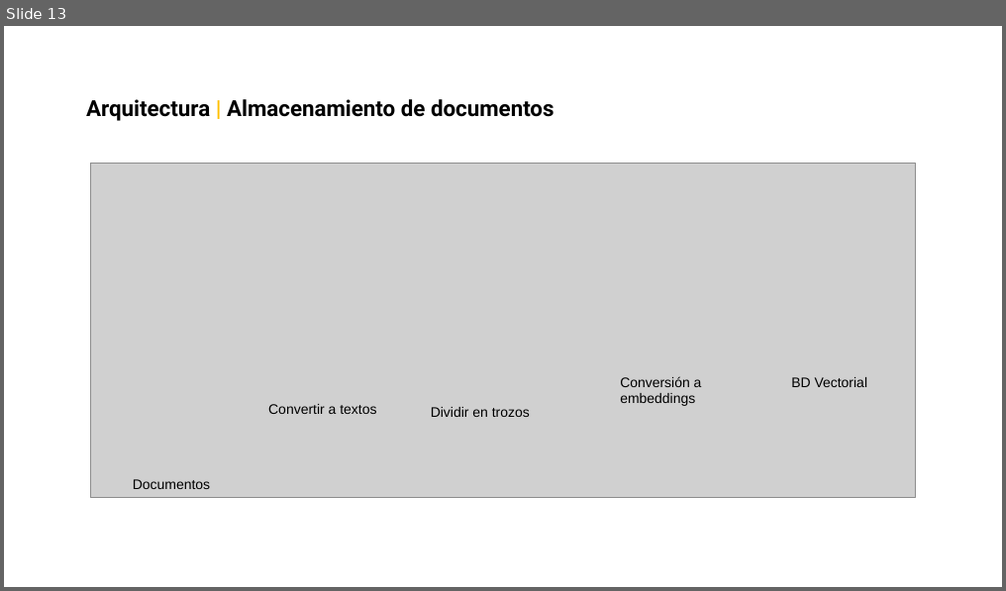
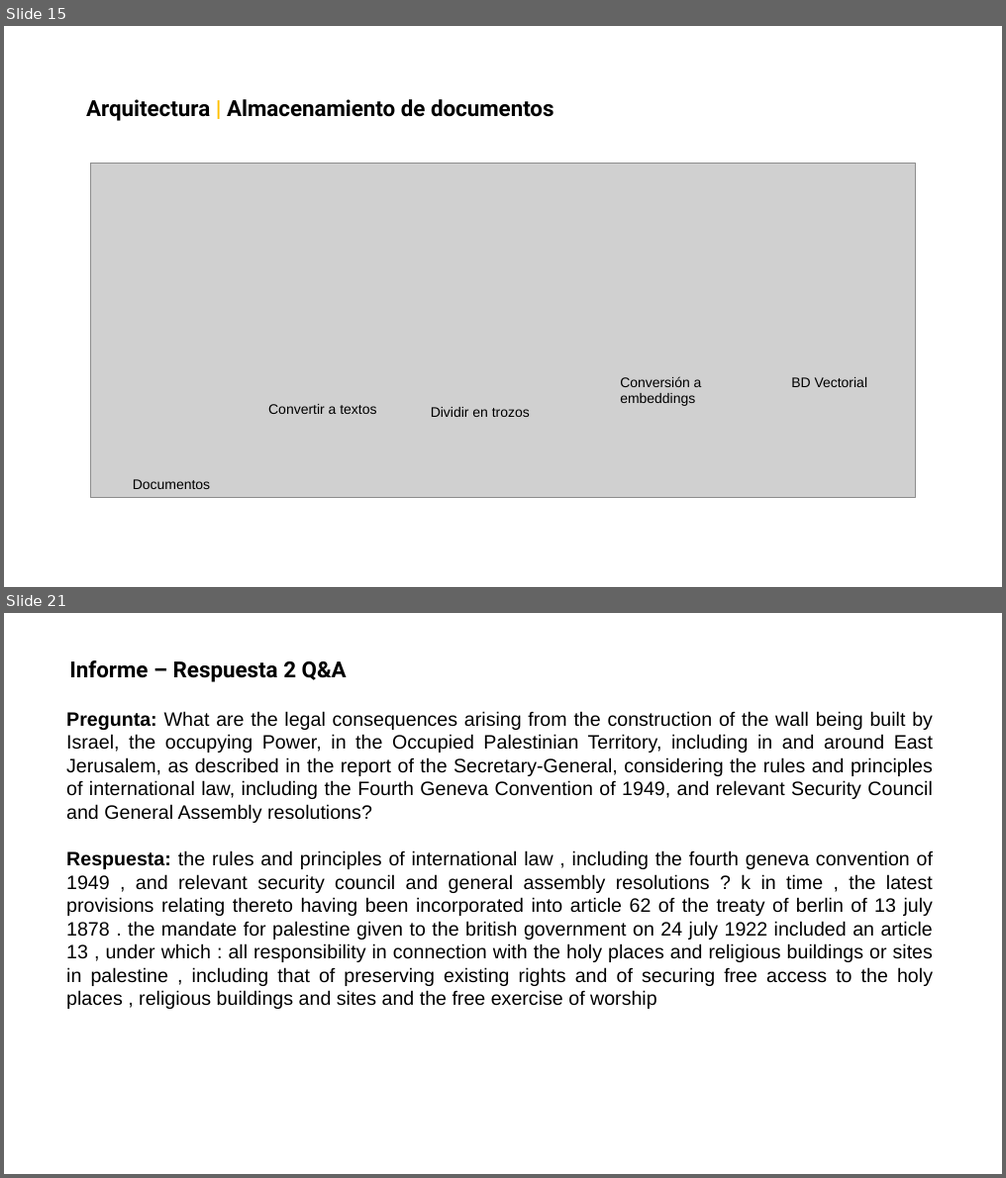
Before and after one commit to pardo2410/ProyectoFinalBootcampBigData, a slide deck: 00 - Presentacion/Data Divers - Presentacion v3.pptx. Shown one above the other, each under a label of ours: slide 13 before the commit, slides 15 and 21 after it; the slides between them are not shown. The pictures are 1006x591 and 1006x1178 pixels, drawn with LibreOffice and Linux fonts; fonts in the diff are those of the drawing; grey boxes stand for pictures; background and template pictures are left out. Boxes give left, top, right and bottom in pixels: in the first picture for what was removed or moved away, otherwise in the second. Text is boxed around its words. In the diff, an @@ line names an element or a change of style, - is before the commit and + after.

```diff
--- a/00 - Presentacion/Data Divers - Presentacion v3.pptx
+++ b/00 - Presentacion/Data Divers - Presentacion v3.pptx
@@ slide 21 added at (x1=4, y1=613, x2=1002, y2=1174), background picture (left out) @@
@@ text added at (x1=69, y1=661, x2=347, y2=682), 16 pt, text #000000, bold @@
+Informe – Respuesta 2 Q&A
@@ text added at (x1=66, y1=711, x2=933, y2=1009), 14 pt, text #000000 @@
+Pregunta: What are the legal consequences arising from the construction of the wall being built by Israel, the occupying Power, in the Occupied Palestinian Territory, including in and around East Jerusalem, as described in the report of the Secretary-General, considering the rules and principles of international law, including the Fourth Geneva Convention of 1949, and relevant Security Council and General Assembly resolutions?
+Respuesta: the rules and principles of international law , including the fourth geneva convention of 1949 , and relevant security council and general assembly resolutions ? k in time , the latest provisions relating thereto having been incorporated into article 62 of the treaty of berlin of 13 july 1878 . the mandate for palestine given to the british government on 24 july 1922 included an article 13 , under which : all responsibility in connection with the holy places and religious buildings or sites in palestine , including that of preserving existing rights and of securing free access to the holy places , religious buildings and sites and the free exercise of worship
@@ what was slide 13 is now slide 15 @@
```
Also in this commit, not shown: 13 slides changed, 5 other slides added, 6 slides removed, 1 other file.
